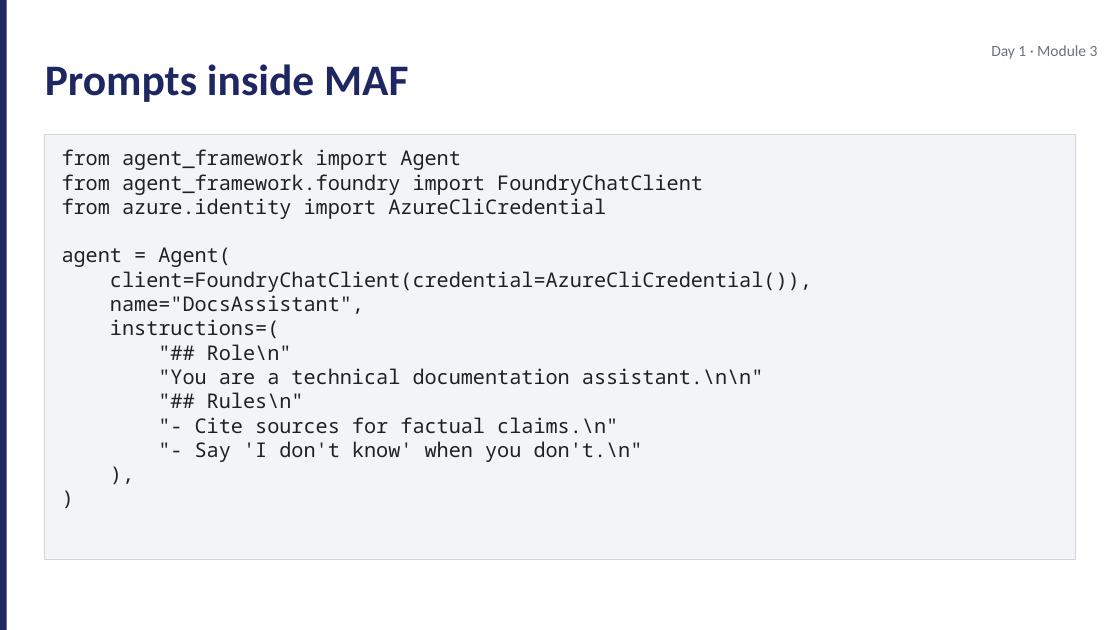
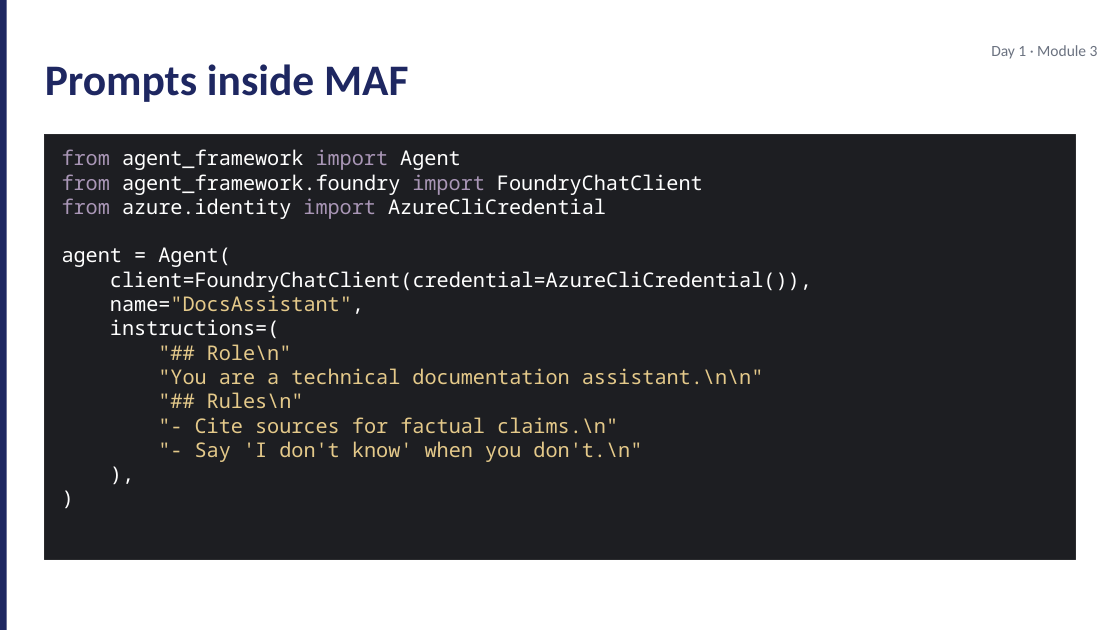
Before and after one commit to JimPiquant/Building-AI-Apps-and-Agents, a slide deck: slide 12 of decks/day1/module-3-prompt-engineering.pptx. Drawn at 1120x630 pixels with LibreOffice and Linux fonts; fonts in the diff are those of the drawing. Boxes give left, top, right and bottom in pixels: in the first picture for what was removed or moved away, otherwise in the second. Text is boxed around its words. In the diff, an @@ line names an element or a change of style, - is before the commit and + after.

```diff
--- a/decks/day1/module-3-prompt-engineering.pptx
+++ b/decks/day1/module-3-prompt-engineering.pptx
@@ rectangle at <box>45,134,1075,560</box>: fill #F3F4F6 to #1D1E22; outline #D1D5DB 0.5 pt to #2A2B2E 0.75 pt @@
@@ text "from agent_framework import Agent" at <box>62,149,812,462</box>: text colour #212121 to #A996B6 in "from import", "from import", "from import"; text colour #212121 to #FFFFFF in "agent_framework Agent", "agent_framework.foundry FoundryChatClient", "azure.identity AzureCliCredential", "agent = Agent(" and 5 more places; text colour #212121 to #E4C98A in "name="DocsAssistant",", ""## Role\n"", ""You are a technical documentation assistant.\n\n"", ""## Rules\n"" and 2 more places @@
```
Also in this commit, not shown: 1 other slide changed, 16 other files.
